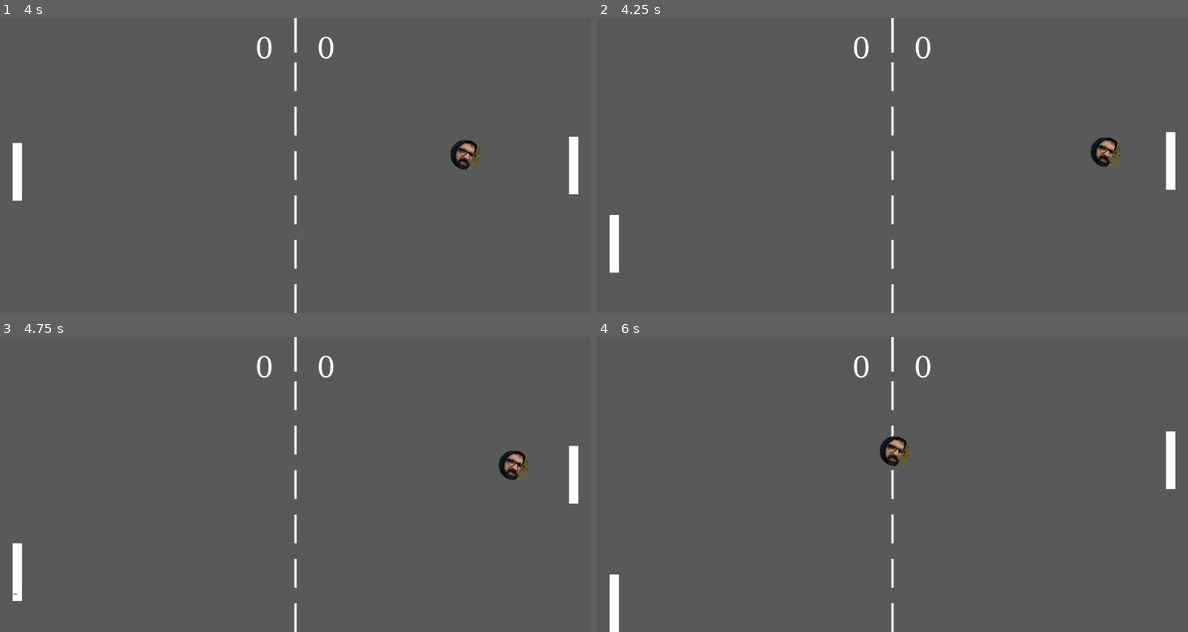
Above: before the commit, frames 1-4 (two rows, left to right).
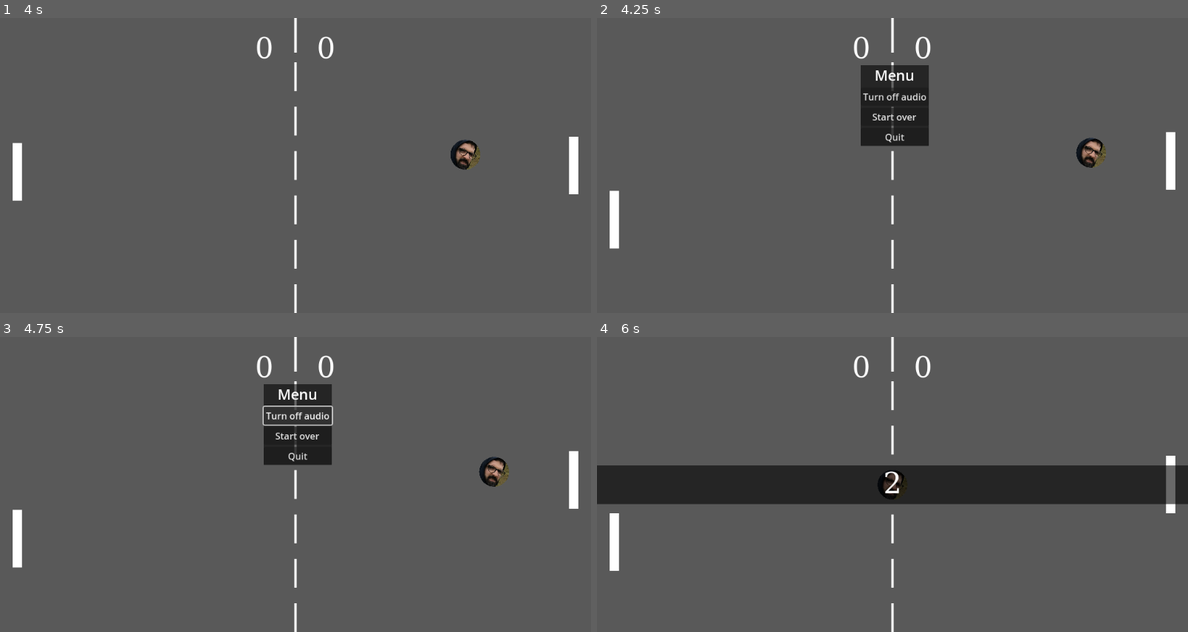
Above: after the commit, the same moments.

Repository: ocphaneuf/20-Games-Challenge
Game: Godot game, scene res://scenes/Game/game.tscn
Two runs of this game, one before a commit and one after it. Both use one fixed random seed, a clock stepped at 60 frames per second and the inputs below.
Inputs (mouse positions are in pixels of both pictures, inside the frame that each line leads up to):
- Up to frame 1 (4 s): tap Enter at 0.5 s; hold Up (ui_up) 0.53-1.28 s; tap Space at 1.25 s; hold Down (ui_down) 1.28-2.03 s; hold Up (ui_up) 2.03-3.53 s; hold Down (ui_down) from 3.53 s (still down)
- Up to frame 2 (4.25 s): keep holding Down (ui_down); tap Escape (ui_cancel) at 4.15 s
- Up to frame 3 (4.75 s): release Down (ui_down) at 4.25 s; click (295, 416) at 4.25 s, where only the run after the commit has a clickable "Turn off audio"
- Up to frame 4 (6 s): click (892, 434) at 5 s, where only the run after the commit has a clickable "Start over"; hold Down (ui_down) from 5.78 s (still down)

Frame 1 is identical in both runs. In frame 2, 3.9% of the frame differs, in the area x 2-89%, y 16-87%; in frame 3, 4.2%; in frame 4, 14%, in the area x 0-100%, y 32-100%.

Commit message:
Esc Menu added
Toggle-able esc and pause menu added!

Diff:
--- /dev/null
+++ b/Game01_Pong/pong/scenes/EscMenu.gd
@@ -0,0 +1,16 @@
+extends Control
+
+signal AudioOff
+signal StartOver
+signal Quit
+
+func _on_audio_off_pressed():
+	emit_signal("AudioOff")
+
+
+func _on_start_over_pressed():
+	emit_signal("StartOver")
+
+
+func _on_quit_pressed():
+	emit_signal("Quit")
--- /dev/null
+++ b/Game01_Pong/pong/scenes/EscMenu.tscn
@@ -0,0 +1,58 @@
+[gd_scene load_steps=3 format=3 uid="uid://dl1kmij4nnrkx"]
+
+[ext_resource type="Script" path="res://scenes/EscMenu.gd" id="1_wtp7g"]
+
+[sub_resource type="StyleBoxFlat" id="StyleBoxFlat_y5m3j"]
+bg_color = Color(0, 0, 0, 0.588235)
+
+[node name="EscMenu" type="Control"]
+process_mode = 3
+layout_mode = 3
+anchor_left = 0.5
+anchor_top = 0.156
+anchor_right = 0.5
+anchor_bottom = 0.156
+offset_left = -20.0
+offset_top = 0.127998
+offset_right = 20.0
+offset_bottom = 40.128
+grow_horizontal = 2
+script = ExtResource("1_wtp7g")
+
+[node name="PanelContainer" type="PanelContainer" parent="."]
+layout_mode = 2
+offset_left = -35.0
+offset_top = 2.0
+offset_right = 75.0
+offset_bottom = 37.0
+theme_override_styles/panel = SubResource("StyleBoxFlat_y5m3j")
+
+[node name="VBoxContainer" type="VBoxContainer" parent="PanelContainer"]
+layout_mode = 2
+alignment = 1
+
+[node name="Menu" type="Label" parent="PanelContainer/VBoxContainer"]
+layout_mode = 2
+theme_override_font_sizes/font_size = 25
+text = "Menu"
+horizontal_alignment = 1
+vertical_alignment = 1
+
+[node name="AudioOff" type="Button" parent="PanelContainer/VBoxContainer"]
+process_mode = 3
+layout_mode = 2
+text = "Turn off audio"
+
+[node name="StartOver" type="Button" parent="PanelContainer/VBoxContainer"]
+process_mode = 3
+layout_mode = 2
+text = "Start over"
+
+[node name="Quit" type="Button" parent="PanelContainer/VBoxContainer"]
+process_mode = 3
+layout_mode = 2
+text = "Quit"
+
+[connection signal="pressed" from="PanelContainer/VBoxContainer/AudioOff" to="." method="_on_audio_off_pressed"]
+[connection signal="pressed" from="PanelContainer/VBoxContainer/StartOver" to="." method="_on_start_over_pressed"]
+[connection signal="pressed" from="PanelContainer/VBoxContainer/Quit" to="." method="_on_quit_pressed"]
--- a/Game01_Pong/pong/scenes/Game/game.gd
+++ b/Game01_Pong/pong/scenes/Game/game.gd
@@ -9,11 +9,21 @@
 
 func _ready():
 	update_score()
+	$EscMenu.set_visible(false)
 	$StartTimer.start()
 
 func _process(delta):
 	if $StartTimer.time_left > 1:
 		hud.get_node("CountdownContainer/CenterContainer/ActionText").set_text(str(round($StartTimer.time_left)))
+
+func _unhandled_input(event):
+	if event.is_action_pressed("ui_cancel"):
+		if $EscMenu.visible:
+			$EscMenu.visible = false
+			get_tree().paused = false
+		else:
+			$EscMenu.visible = true
+			get_tree().paused = true
 
 func _on_field_goal_left():
 	score_player_two += 1
@@ -24,7 +34,6 @@
 	else:
 		show_winner("You lose...")
 		$AIPaddle/ai_input.game_over = true
-
 
 func _on_field_goal_right():
 	score_player_one += 1
@@ -68,3 +77,14 @@
 
 func _on_final_screen_new_round() :
 	start_new_game()
+
+func _on_esc_menu_audio_off():
+	pass
+
+func _on_esc_menu_quit():
+	get_tree().quit()
+
+func _on_esc_menu_start_over():
+	start_new_game()
+	$EscMenu.set_visible(false)
+	get_tree().paused = false
--- a/Game01_Pong/pong/scenes/Game/game.tscn
+++ b/Game01_Pong/pong/scenes/Game/game.tscn
@@ -8,19 +8,23 @@
 [ext_resource type="Script" path="res://entities/Paddle/ai_input.gd" id="4_y37tc"]
 [ext_resource type="PackedScene" uid="uid://cr3hfewhl8mwd" path="res://menus/HUD.tscn" id="7_j5x43"]
 [ext_resource type="PackedScene" uid="uid://c8sruttskscw2" path="res://scenes/FinalScreen.tscn" id="8_k641e"]
+[ext_resource type="PackedScene" uid="uid://dl1kmij4nnrkx" path="res://scenes/EscMenu.tscn" id="9_ltfje"]
 
 [node name="Game" type="Node"]
+process_mode = 3
 script = ExtResource("1_6p3dw")
 
 [node name="Field" parent="." instance=ExtResource("1_h5gqy")]
 
 [node name="PlayerPaddle" parent="." instance=ExtResource("2_meajq")]
+process_mode = 1
 position = Vector2(30, 256)
 
 [node name="player_input_component" type="Node" parent="PlayerPaddle"]
 script = ExtResource("3_vpoxh")
 
 [node name="AIPaddle" parent="." instance=ExtResource("2_meajq")]
+process_mode = 1
 position = Vector2(994, 256)
 
 [node name="ai_input" type="Node" parent="AIPaddle"]
@@ -28,19 +32,27 @@
 ball_path = NodePath("../../Ball")
 
 [node name="Ball" parent="." instance=ExtResource("3_cf13w")]
+process_mode = 1
 
 [node name="StartTimer" type="Timer" parent="."]
+process_mode = 1
 wait_time = 3.0
 one_shot = true
 autostart = true
 
 [node name="HUD" parent="." instance=ExtResource("7_j5x43")]
+process_mode = 1
 
 [node name="FinalScreen" parent="." instance=ExtResource("8_k641e")]
 visible = false
+
+[node name="EscMenu" parent="." instance=ExtResource("9_ltfje")]
 
 [connection signal="goal_left" from="Field" to="." method="_on_field_goal_left"]
 [connection signal="goal_right" from="Field" to="." method="_on_field_goal_right"]
 [connection signal="timeout" from="StartTimer" to="." method="_on_start_timer_timeout"]
 [connection signal="exit" from="FinalScreen" to="." method="_on_final_screen_exit"]
 [connection signal="new_round" from="FinalScreen" to="." method="_on_final_screen_new_round"]
+[connection signal="AudioOff" from="EscMenu" to="." method="_on_esc_menu_audio_off"]
+[connection signal="Quit" from="EscMenu" to="." method="_on_esc_menu_quit"]
+[connection signal="StartOver" from="EscMenu" to="." method="_on_esc_menu_start_over"]
Not shown: 1 places in Game01_Pong/pong/scenes/Game/game.tscn that only renumber resources
Not shown, changed: Game01_Pong/README.md
